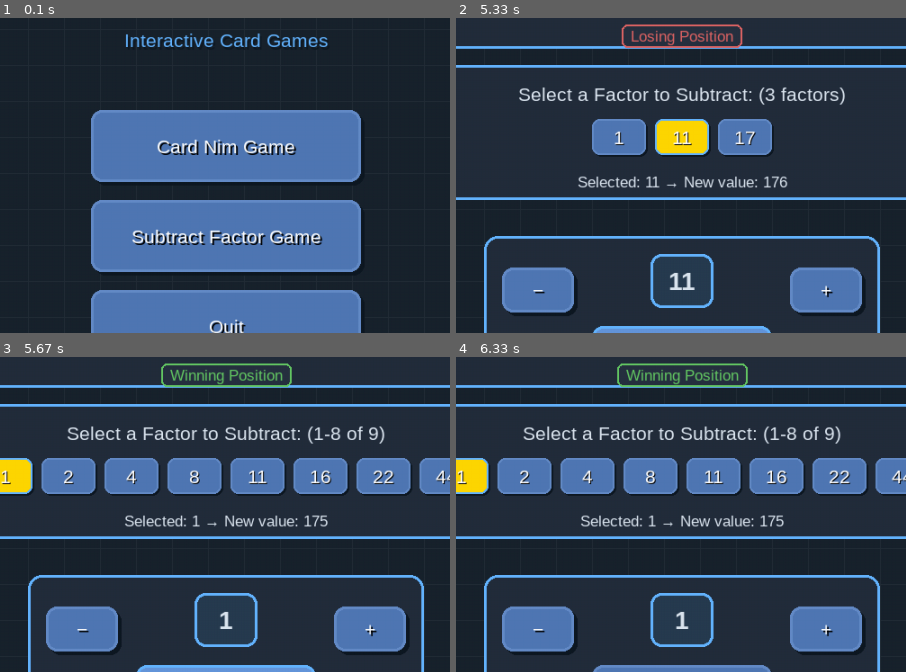
Above: before the commit, frames 1-4 (two rows, left to right).
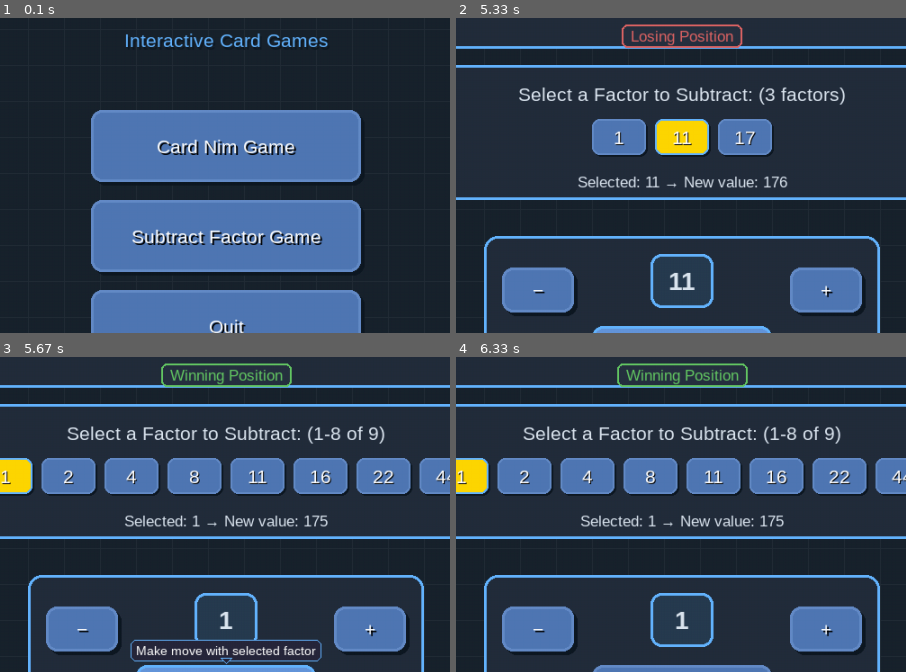
Above: after the commit, the same moments.

Repository: JieteXue/ICG-Games
Game: pygame game, started from Nice/main.py
Same seed, same stepped clock (60 frames per second), same inputs: the game is played once before the commit and once after it.
Inputs (mouse positions are % of the whole screen's width and height, from its top left):
- Up to frame 1 (0.1 s): no input
- Up to frame 2 (5.33 s): click "Card Nim Game" at 0.38 s; click "Player vs AI" at 0.72 s; click "Easy" at 1.05 s; click (64, 57) at 1.4 s; tap Enter at 1.67 s; click "Current Player: AI" at 2.07 s; click (76, 13) at 2.4 s; click "position." at 2.73 s; click (10, 6) at 3.07 s; click "i" at 3.38 s; click (67, 85) at 3.72 s; click (40, 51) at 4.05 s; click (45, 51) at 4.38 s; click (41, 70) at 4.73 s; tap Right at 5 s
- Up to frame 3 (5.67 s): tap Enter at 5.33 s
- Up to frame 4 (6.33 s): click (48, 84) at 5.73 s; click "1" at 6.07 s
The pictures show only the part of the screen within x 25-75%, y 21-71%; the shares and areas given below are measured in that part.

Frames 1-2 are identical in both runs. In frame 3, 1.4% of the frame differs, in the area x 28-72%, y 89-98%; in frame 4, nothing differs.

Commit message:
add tooltips

Diff:
--- a/Nice/src/games/card_nim/ui.py
+++ b/Nice/src/games/card_nim/ui.py
@@ -180,12 +180,12 @@
         nav_button_size = 50
 
         buttons = {
-            "minus": Button(control_x, control_y, number_button_width, number_button_height, "−", self.font_manager),
-            "plus": Button(control_x + control_width - number_button_width, control_y, number_button_width, number_button_height, "+", self.font_manager),
-            "confirm": Button(control_x + 100, control_y + 60, 200, 50, "Confirm Move", self.font_manager),
-            "restart": Button(SCREEN_WIDTH//2 - 120, POSITION_HEIGHT + 250, 240, 60, "New Game", self.font_manager),
-            "back": Button(20, 20, nav_button_size, nav_button_size, "", self.font_manager, icon='back'),
-            "home": Button(20 + nav_button_size + 10, 20, nav_button_size, nav_button_size, "", self.font_manager, icon='home')
+            "minus": Button(control_x, control_y, number_button_width, number_button_height, "−", self.font_manager, tooltip="Decrease card count"),
+            "plus": Button(control_x + control_width - number_button_width, control_y, number_button_width, number_button_height, "+", self.font_manager, tooltip="Increase card count"),
+            "confirm": Button(control_x + 100, control_y + 60, 200, 50, "Confirm Move", self.font_manager, tooltip="Make move with selected cards"),
+            "restart": Button(SCREEN_WIDTH//2 - 120, POSITION_HEIGHT + 250, 240, 60, "New Game", self.font_manager, tooltip="Start a new game"),
+            "back": Button(20, 20, nav_button_size, nav_button_size, "", self.font_manager, icon='back', tooltip="Back to mode selection"),
+            "home": Button(20 + nav_button_size + 10, 20, nav_button_size, nav_button_size, "", self.font_manager, icon='home', tooltip="Back to main menu")
         }
 
         return buttons
--- a/Nice/src/games/subtract_factor/ui.py
+++ b/Nice/src/games/subtract_factor/ui.py
@@ -201,12 +201,12 @@
         nav_button_size = 50
 
         buttons = {
-            "minus": Button(control_x, control_y + 55, number_button_width, number_button_height, "−", self.font_manager),
-            "plus": Button(control_x + control_width - number_button_width, control_y +55 , number_button_width, number_button_height, "+", self.font_manager),
-            "confirm": Button(control_x + 100, control_y + 120, 200, 50, "Confirm Move", self.font_manager),
-            "restart": Button(SCREEN_WIDTH//2 - 120, 550, 240, 60, "New Game", self.font_manager),
-            "back": Button(20, 20, nav_button_size, nav_button_size, "", self.font_manager, icon='back'),
-            "home": Button(20 + nav_button_size + 10, 20, nav_button_size, nav_button_size, "", self.font_manager, icon='home')
+            "minus": Button(control_x, control_y + 55, number_button_width, number_button_height, "−", self.font_manager, tooltip="Decrease selected factor"),
+            "plus": Button(control_x + control_width - number_button_width, control_y + 55, number_button_width, number_button_height, "+", self.font_manager, tooltip="Increase selected factor"),
+            "confirm": Button(control_x + 100, control_y + 120, 200, 50, "Confirm Move", self.font_manager, tooltip="Make move with selected factor"),
+            "restart": Button(SCREEN_WIDTH//2 - 120, 550, 240, 60, "New Game", self.font_manager, tooltip="Start a new game"),
+            "back": Button(20, 20, nav_button_size, nav_button_size, "", self.font_manager, icon='back', tooltip="Back to mode selection"),
+            "home": Button(20 + nav_button_size + 10, 20, nav_button_size, nav_button_size, "", self.font_manager, icon='home', tooltip="Back to main menu")
         }
 
         return buttons
--- a/Nice/src/ui/buttons.py
+++ b/Nice/src/ui/buttons.py
@@ -7,13 +7,16 @@
 
 class Button:
     """Represents a clickable button"""
-    def __init__(self, x, y, width, height, text, font_manager, icon=None):
+    def __init__(self, x, y, width, height, text, font_manager, icon=None, tooltip=""):
         self.rect = pygame.Rect(x, y, width, height)
         self.text = text
         self.font_manager = font_manager
         self.hovered = False
         self.enabled = True
         self.icon = icon
+        self.tooltip = tooltip  # 添加提示文本
+        self.tooltip_timer = 0  # 提示显示计时器
+        self.show_tooltip = False  # 是否显示提示
 
     def draw(self, surface):
         """Draw the button on the surface with enhanced styling"""
@@ -42,6 +45,48 @@
             self._draw_icon(surface)
         else:
             self._draw_text(surface)
+
+        # 绘制提示（如果悬停时间足够长）
+        if self.hovered and self.tooltip and self.enabled:
+            self.tooltip_timer += 1
+            if self.tooltip_timer > 20:  # 悬停0.5秒后显示提示
+                self._draw_tooltip(surface)
+        else:
+            self.tooltip_timer = 0
+
+    def _draw_tooltip(self, surface):
+        """绘制提示"""
+        if not self.tooltip:
+            return
+
+        # 创建提示文本
+        tooltip_font = pygame.font.SysFont('Arial', 14)
+        tooltip_text = tooltip_font.render(self.tooltip, True, (255, 255, 255))
+        tooltip_rect = tooltip_text.get_rect()
+
+        # 计算提示位置（在按钮上方）
+        tooltip_x = self.rect.centerx - tooltip_rect.width // 2
+        tooltip_y = self.rect.top - tooltip_rect.height - 8
+
+        # 绘制提示背景
+        tooltip_bg = pygame.Rect(
+            tooltip_x - 6, tooltip_y - 4,
+            tooltip_rect.width + 12, tooltip_rect.height + 8
+        )
+        pygame.draw.rect(surface, (40, 40, 60), tooltip_bg, border_radius=6)
+        pygame.draw.rect(surface, ACCENT_COLOR, tooltip_bg, 1, border_radius=6)
+
+        # 绘制提示文本
+        surface.blit(tooltip_text, (tooltip_x, tooltip_y))
+
+        # 绘制小三角形指向按钮
+        points = [
+            (self.rect.centerx, self.rect.top - 2),
+            (self.rect.centerx - 6, self.rect.top - 8),
+            (self.rect.centerx + 6, self.rect.top - 8)
+        ]
+        pygame.draw.polygon(surface, (40, 40, 60), points)
+        pygame.draw.polygon(surface, ACCENT_COLOR, points, 1)
 
     def _draw_icon(self, surface):
         """Draw button icon"""
--- a/Nice/src/ui/menus.py
+++ b/Nice/src/ui/menus.py
@@ -41,13 +41,14 @@
         for game_info in available_games:
             buttons[game_info['id']] = Button(
                 button_x, y_position, button_width, button_height,
-                game_info['name'], self.font_manager
+                game_info['name'], self.font_manager,
+                tooltip=game_info['description']  # 使用游戏描述作为提示
             )
             y_position += 100
 
         # Add quit button
         buttons["quit"] = Button(button_x, y_position, button_width, button_height,
-                                "Quit", self.font_manager)
+                                "Quit", self.font_manager, tooltip="Exit the game")
 
         return buttons
 
@@ -223,6 +224,11 @@
             button = ModeButton(x, y, button_width, button_height,
                               mode["name"], mode["value"],
                               mode["color"], mode["hover_color"], self.font_manager)
+            # 为模式按钮添加提示
+            if mode["value"] == "PVE":
+                button.tooltip = "Play against computer AI"
+            else:
+                button.tooltip = "Play against another player"
             self.mode_buttons.append(button)
 
     def _create_difficulty_buttons(self):
@@ -237,6 +243,15 @@
             button = DifficultyButton(x, y, button_width, button_height,
                                     diff["name"], diff["value"],
                                     diff["color"], diff["hover_color"], self.font_manager)
+            # 为难度按钮添加提示
+            if diff["value"] == 1:
+                button.tooltip = "Easy: AI makes more random moves"
+            elif diff["value"] == 2:
+                button.tooltip = "Normal: Balanced AI difficulty"
+            elif diff["value"] == 3:
+                button.tooltip = "Hard: AI uses advanced strategies"
+            else:
+                button.tooltip = "Insane: AI plays nearly perfectly"
             self.difficulty_buttons.append(button)
 
     def draw_mode_selection(self):
@@ -357,6 +372,12 @@
         self.hover_color = hover_color
         self.hovered = False
         self.font_manager = font_manager
+        self.tooltip = ""
+        self.tooltip_timer = 0
+
+    def update_hover(self, mouse_pos):
+        """Update hover state based on mouse position"""
+        self.hovered = self.rect.collidepoint(mouse_pos)
 
     def draw(self, surface):
         """Draw the button"""
@@ -367,9 +388,30 @@
         text_rect = text_surf.get_rect(center=self.rect.center)
         surface.blit(text_surf, text_rect)
 
-    def update_hover(self, mouse_pos):
-        """Update hover state"""
-        self.hovered = self.rect.collidepoint(mouse_pos)
+        # 绘制提示
+        if self.hovered and self.tooltip:
+            self.tooltip_timer += 1
+            if self.tooltip_timer > 30:
+                self._draw_tooltip(surface)
+        else:
+            self.tooltip_timer = 0
+
+    def _draw_tooltip(self, surface):
+        """绘制提示"""
+        tooltip_font = pygame.font.SysFont('Arial', 14)
+        tooltip_text = tooltip_font.render(self.tooltip, True, (255, 255, 255))
+        tooltip_rect = tooltip_text.get_rect()
+
+        tooltip_x = self.rect.centerx - tooltip_rect.width // 2
+        tooltip_y = self.rect.top - tooltip_rect.height - 8
+
+        tooltip_bg = pygame.Rect(
+            tooltip_x - 6, tooltip_y - 4,
+            tooltip_rect.width + 12, tooltip_rect.height + 8
+        )
+        pygame.draw.rect(surface, (40, 40, 60), tooltip_bg, border_radius=6)
+        pygame.draw.rect(surface, ACCENT_COLOR, tooltip_bg, 1, border_radius=6)
+        surface.blit(tooltip_text, (tooltip_x, tooltip_y))
 
 class DifficultyButton:
     """Difficulty selection button"""
@@ -381,6 +423,12 @@
         self.hover_color = hover_color
         self.hovered = False
         self.font_manager = font_manager
+        self.tooltip = ""
+        self.tooltip_timer = 0
+
+    def update_hover(self, mouse_pos):
+        """Update hover state based on mouse position"""
+        self.hovered = self.rect.collidepoint(mouse_pos)
 
     def draw(self, surface):
         """Draw the button"""
@@ -391,6 +439,27 @@
         text_rect = text_surf.get_rect(center=self.rect.center)
         surface.blit(text_surf, text_rect)
 
-    def update_hover(self, mouse_pos):
-        """Update hover state"""
-        self.hovered = self.rect.collidepoint(mouse_pos)
+        # 绘制提示
+        if self.hovered and self.tooltip:
+            self.tooltip_timer += 1
+            if self.tooltip_timer > 30:
+                self._draw_tooltip(surface)
+        else:
+            self.tooltip_timer = 0
+
+    def _draw_tooltip(self, surface):
+        """绘制提示"""
+        tooltip_font = pygame.font.SysFont('Arial', 14)
+        tooltip_text = tooltip_font.render(self.tooltip, True, (255, 255, 255))
+        tooltip_rect = tooltip_text.get_rect()
+
+        tooltip_x = self.rect.centerx - tooltip_rect.width // 2
+        tooltip_y = self.rect.top - tooltip_rect.height - 8
+
+        tooltip_bg = pygame.Rect(
+            tooltip_x - 6, tooltip_y - 4,
+            tooltip_rect.width + 12, tooltip_rect.height + 8
+        )
+        pygame.draw.rect(surface, (40, 40, 60), tooltip_bg, border_radius=6)
+        pygame.draw.rect(surface, ACCENT_COLOR, tooltip_bg, 1, border_radius=6)
+        surface.blit(tooltip_text, (tooltip_x, tooltip_y))
